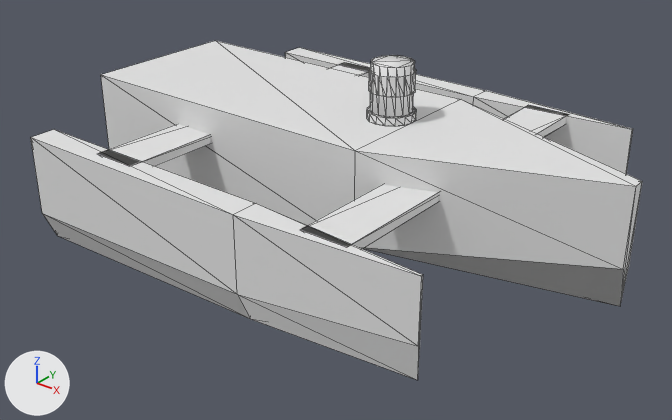
The glTF model models/spy_boat/river-spy-boat.glb: old version first, new version second.
Both versions are drawn from a camera (50 mm lens) standing at (3.3, -4.35, 2.65) and looking at (-0.01, -0.21, 0.09). The lights are fixed; the arrows at lower left show +X, +Y and +Z. The older version comes first. Mesh edges are drawn as thin lines. Vertices at exactly the same position are counted once.

In view in the first picture: 'spyboat_hull'.
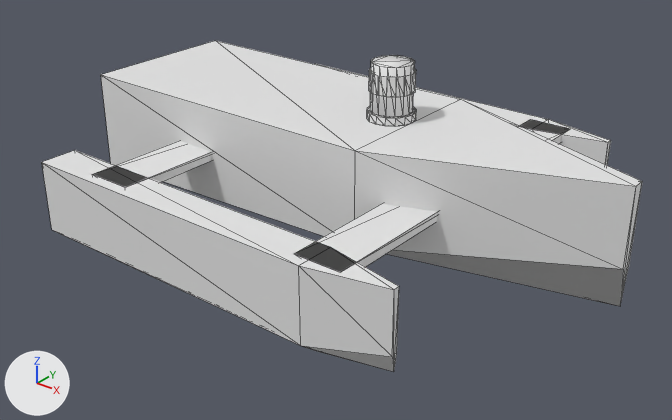
Where the change shows, as pixel boxes (x1, y1, x2, y2) in the pictures (672 x 420 px; the box of a moved part takes in the faces that stretch with it):
'spyboat_hull', reshaped
    before: (31, 41, 642, 380)
    after: (42, 41, 642, 372)
part 1 of me_spyboat_hull_004, moved or reshaped
    before: (302, 106, 569, 249)
    after: (296, 119, 570, 272)
part 2 of me_spyboat_hull_004, moved or reshaped
    before: (98, 63, 369, 166)
    after: (96, 141, 212, 187)
part 3 of me_spyboat_hull_004, moved or reshaped
    before: (31, 130, 423, 380)
    after: (42, 150, 399, 372)
part 4 of me_spyboat_hull_004, moved or reshaped
    before: (285, 48, 633, 174)
    after: (315, 64, 611, 165)

The change, as a diff of the scene's bpy script:
```diff
--- a/models/spy_boat/river-spy-boat.glb.py
+++ b/models/spy_boat/river-spy-boat.glb.py
@@ me_spyboat_hull_004 @@
-me_spyboat_hull_004.from_pydata(...)  # 157 vertices, 282 faces; spans x -1.8..1.8, y -1.29..1.29, z 0.0..1.26
-me_spyboat_hull_004.vertices[15].co = (-1.59, -1.29, 0.2)  # pixel (42, 213)
-me_spyboat_hull_004.vertices[16].co = (-1.59, -1.2, 0.0)  # pixel (57, 235)
-me_spyboat_hull_004.vertices[17].co = (-1.59, -1.11, 0.2)
-me_spyboat_hull_004.vertices[18].co = (-1.59, -1.11, 0.73)  # pixel (54, 129)
-me_spyboat_hull_004.vertices[19].co = (-1.59, -1.29, 0.73)  # pixel (30, 137)
-me_spyboat_hull_004.vertices[20].co = (0.17, -1.29, 0.25)  # pixel (237, 294)
-me_spyboat_hull_004.vertices[21].co = (0.17, -1.2, 0.05)  # pixel (250, 318)
-me_spyboat_hull_004.vertices[22].co = (0.17, -1.11, 0.25)
-me_spyboat_hull_004.vertices[23].co = (0.17, -1.11, 0.73)  # pixel (256, 203)
-me_spyboat_hull_004.vertices[24].co = (0.17, -1.29, 0.73)  # pixel (233, 214)
-me_spyboat_hull_004.vertices[25].co = (1.29, -1.21, 0.34)  # pixel (418, 346)
-me_spyboat_hull_004.vertices[26].co = (1.29, -1.2, 0.14)  # pixel (417, 380)
-me_spyboat_hull_004.vertices[27].co = (1.29, -1.19, 0.34)  # pixel (419, 345)
-me_spyboat_hull_004.vertices[28].co = (1.29, -1.19, 0.73)  # pixel (423, 274)
-me_spyboat_hull_004.vertices[29].co = (1.29, -1.21, 0.73)  # pixel (421, 276)
-me_spyboat_hull_004.vertices[30].co = (-1.59, 1.11, 0.2)
-me_spyboat_hull_004.vertices[31].co = (-1.59, 1.2, 0.0)
-me_spyboat_hull_004.vertices[32].co = (-1.59, 1.29, 0.2)
-me_spyboat_hull_004.vertices[33].co = (-1.59, 1.29, 0.73)  # pixel (299, 47)
-me_spyboat_hull_004.vertices[34].co = (-1.59, 1.11, 0.73)  # pixel (285, 52)
-me_spyboat_hull_004.vertices[35].co = (0.17, 1.11, 0.25)
-me_spyboat_hull_004.vertices[36].co = (0.17, 1.2, 0.05)
-me_spyboat_hull_004.vertices[37].co = (0.17, 1.29, 0.25)
-me_spyboat_hull_004.vertices[38].co = (0.17, 1.29, 0.73)  # pixel (486, 90)
-me_spyboat_hull_004.vertices[39].co = (0.17, 1.11, 0.73)  # pixel (473, 96)
-me_spyboat_hull_004.vertices[40].co = (1.29, 1.19, 0.34)
-me_spyboat_hull_004.vertices[41].co = (1.29, 1.2, 0.14)
-me_spyboat_hull_004.vertices[42].co = (1.29, 1.21, 0.34)
-me_spyboat_hull_004.vertices[43].co = (1.29, 1.21, 0.73)  # pixel (633, 128)
-me_spyboat_hull_004.vertices[44].co = (1.29, 1.19, 0.73)  # pixel (632, 129)
+me_spyboat_hull_004.from_pydata(...)  # 157 vertices, 282 faces; spans x -1.8..1.8, y -1.33..1.33, z 0.0..1.26
+# me_spyboat_hull_004 part 1: the loose piece of 8 vertices spanning x 0.55..0.85, y -1.2..1.2, z 0.67..0.73 is scaled about its middle by (1, 1.04, 1), then moved by (0.0, 0.0, -0.12)
+# me_spyboat_hull_004 part 2: the loose piece of 8 vertices spanning x -1.05..-0.75, y -1.2..1.2, z 0.67..0.73 is scaled about its middle by (1, 1.04, 1), then moved by (0.0, 0.0, -0.12)
+# me_spyboat_hull_004 part 3
+me_spyboat_hull_004.vertices[15].co = (-1.45, -1.33, 0.14)  # pixel (51, 229)
+me_spyboat_hull_004.vertices[16].co = (-1.45, -1.2, 0.04)  # pixel (69, 236)
+me_spyboat_hull_004.vertices[17].co = (-1.45, -1.08, 0.14)
+me_spyboat_hull_004.vertices[18].co = (-1.45, -1.08, 0.61)  # pixel (74, 150)
+me_spyboat_hull_004.vertices[19].co = (-1.45, -1.33, 0.61)  # pixel (41, 162)
+me_spyboat_hull_004.vertices[20].co = (0.65, -1.33, 0.14)  # pixel (300, 345)
+me_spyboat_hull_004.vertices[21].co = (0.65, -1.2, 0.04)  # pixel (316, 350)
+me_spyboat_hull_004.vertices[22].co = (0.65, -1.08, 0.14)
+me_spyboat_hull_004.vertices[23].co = (0.65, -1.08, 0.61)  # pixel (330, 247)
+me_spyboat_hull_004.vertices[24].co = (0.65, -1.33, 0.61)  # pixel (298, 265)
+me_spyboat_hull_004.vertices[25].co = (1.15, -1.22, 0.23)  # pixel (392, 356)
+me_spyboat_hull_004.vertices[26].co = (1.15, -1.2, 0.13)  # pixel (393, 371)
+me_spyboat_hull_004.vertices[27].co = (1.15, -1.18, 0.23)  # pixel (396, 353)
+me_spyboat_hull_004.vertices[28].co = (1.15, -1.18, 0.61)  # pixel (399, 286)
+me_spyboat_hull_004.vertices[29].co = (1.15, -1.22, 0.61)  # pixel (394, 289)
+# me_spyboat_hull_004 part 4
+me_spyboat_hull_004.vertices[30].co = (-1.45, 1.08, 0.14)
+me_spyboat_hull_004.vertices[31].co = (-1.45, 1.2, 0.04)
+me_spyboat_hull_004.vertices[32].co = (-1.45, 1.33, 0.14)
+me_spyboat_hull_004.vertices[33].co = (-1.45, 1.33, 0.61)  # pixel (315, 63)
+me_spyboat_hull_004.vertices[34].co = (-1.45, 1.08, 0.61)
+me_spyboat_hull_004.vertices[35].co = (0.65, 1.08, 0.14)
+me_spyboat_hull_004.vertices[36].co = (0.65, 1.2, 0.04)
+me_spyboat_hull_004.vertices[37].co = (0.65, 1.33, 0.14)
+me_spyboat_hull_004.vertices[38].co = (0.65, 1.33, 0.61)  # pixel (548, 119)
+me_spyboat_hull_004.vertices[39].co = (0.65, 1.08, 0.61)  # pixel (531, 129)
+me_spyboat_hull_004.vertices[40].co = (1.15, 1.18, 0.23)
+me_spyboat_hull_004.vertices[41].co = (1.15, 1.2, 0.13)
+me_spyboat_hull_004.vertices[42].co = (1.15, 1.22, 0.23)
+me_spyboat_hull_004.vertices[43].co = (1.15, 1.22, 0.61)  # pixel (610, 140)
+me_spyboat_hull_004.vertices[44].co = (1.15, 1.18, 0.61)  # pixel (608, 142)
 me_spyboat_hull_004.materials.append(mat_spyboat_hull_grey)
```
